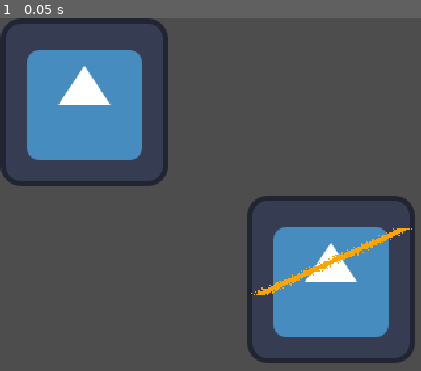
Above: before the commit, frame 1.
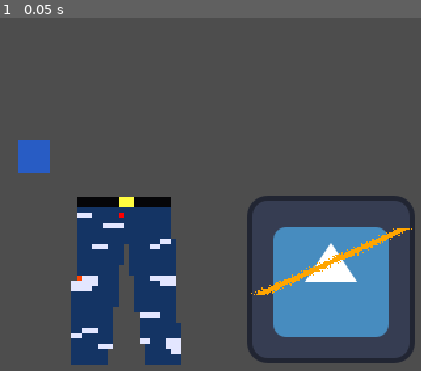
Above: after the commit, the same moment.

Repository: NoelKTheBest/renew-pants
Game: Godot game, scene res://test_scene_01.tscn
Same seed, same stepped clock (60 frames per second), same inputs: the game is played once before the commit and once after it. The engine's default icon, where the game draws it, is replaced by a stand-in: a white triangle on a blue panel in a dark square.
Inputs:
- Up to frame 1 (0.05 s): no input

The runs differ from the first frame. In frame 1, 21% of the frame differs, in the area x 0-43%, y 0-99%.

Commit message:
add blit rect

Diff:
--- a/renew-your-clothes/add_image.gd
+++ b/renew-your-clothes/add_image.gd
@@ -8,19 +8,19 @@
 		queue_redraw()
 
 func _draw():
-	draw_texture(texture, Vector2())
+	#draw_texture(texture, Vector2())
+	pass
 
 
 # Called when the node enters the scene tree for the first time.
 func _ready() -> void:
 	var image: Image = texture.get_image()
-	print(image.get_pixelv(Vector2i(0, 0)).a)
-	print(image.get_pixelv(Vector2i(5, 5)).a)
+	#print(image.get_pixelv(Vector2i(0, 0)).a)
+	#print(image.get_pixelv(Vector2i(5, 5)).a)
 	var start_point = Vector2(10,75)
 	var end_point = Vector2(120, 25)
 	var m = (end_point.y - start_point.y) / (end_point.x - start_point.x)
 	var b = start_point.y - m * start_point.x
-	var range = end_point.x - start_point.x
 
 	var array_main = PackedVector2Array([])
 	for i in range(start_point.x, end_point.x):
@@ -41,7 +41,24 @@
 	var new_texture = ImageTexture.create_from_image(image)
 	$Sprite2D.texture = new_texture
 
+	var pants : Image = $TatteredPants.texture.get_image()
+	var patch : Image = $ClothingPatch.texture.get_image()
+	patch.convert(Image.FORMAT_RGBA8)
+	print(pants.get_format())
+	print(patch.get_format())
+	var point = Vector2i(15, 3)
+	var patch_rect = patch.get_used_rect()
+	pants.blend_rect_mask(patch, pants, patch_rect, Vector2i(5, 15))
+	pants.set_pixelv(point, Color.RED)
+	pants.set_pixel(7, 15, Color.ORANGE_RED)
+	#pants.blend_rect(patch, Rect2i(0, 0, 4, 4), Vector2i(7, 15))
+	var new_pants = ImageTexture.create_from_image(pants)
+	$TatteredPants.texture = new_pants
+
+	var source_image = Image.new()
+	source_image.load("res://icon.svg")
+
 
 # Called every frame. 'delta' is the elapsed time since the previous frame.
-func _process(delta: float) -> void:
+func _process(_delta: float) -> void:
 	pass
--- a/renew-your-clothes/project.godot
+++ b/renew-your-clothes/project.godot
@@ -24,5 +24,6 @@
 
 [rendering]
 
+textures/canvas_textures/default_texture_filter=0
 renderer/rendering_method="gl_compatibility"
 renderer/rendering_method.mobile="gl_compatibility"
--- a/renew-your-clothes/test_scene_01.tscn
+++ b/renew-your-clothes/test_scene_01.tscn
@@ -1,7 +1,9 @@
-[gd_scene load_steps=3 format=3 uid="uid://d1yibdcqgy8ae"]
+[gd_scene load_steps=5 format=3 uid="uid://d1yibdcqgy8ae"]
 
 [ext_resource type="Script" path="res://add_image.gd" id="1_popo1"]
 [ext_resource type="Texture2D" uid="uid://coqly5a1p1i7n" path="res://icon.svg" id="2_mq7rv"]
+[ext_resource type="Texture2D" uid="uid://bieovtd602xix" path="res://tattered_pants.png" id="3_6lb16"]
+[ext_resource type="Texture2D" uid="uid://ereidluiomwv" path="res://clothing patch.png" id="4_1bpho"]
 
 [node name="Node2D" type="Node2D"]
 
@@ -10,5 +12,18 @@
 width = 9
 texture = ExtResource("2_mq7rv")
 
+[node name="ClothingPatch" type="Sprite2D" parent="Node2D"]
+position = Vector2(26, 106)
+scale = Vector2(5, 5)
+texture = ExtResource("4_1bpho")
+
 [node name="Sprite2D" type="Sprite2D" parent="Node2D"]
 position = Vector2(252, 199)
+
+[node name="TatteredPants" type="Sprite2D" parent="Node2D"]
+position = Vector2(94, 200)
+scale = Vector2(4, 4)
+texture = ExtResource("3_6lb16")
+
+[node name="Sprite2D2" type="Sprite2D" parent="Node2D"]
+position = Vector2(201, 79)
Binary file added: renew-your-clothes/clothing patch.png
Not shown, added: renew-your-clothes/clothing patch.png.import
Binary file added: renew-your-clothes/tattered_pants.png
Not shown, added: renew-your-clothes/tattered_pants.png.import
